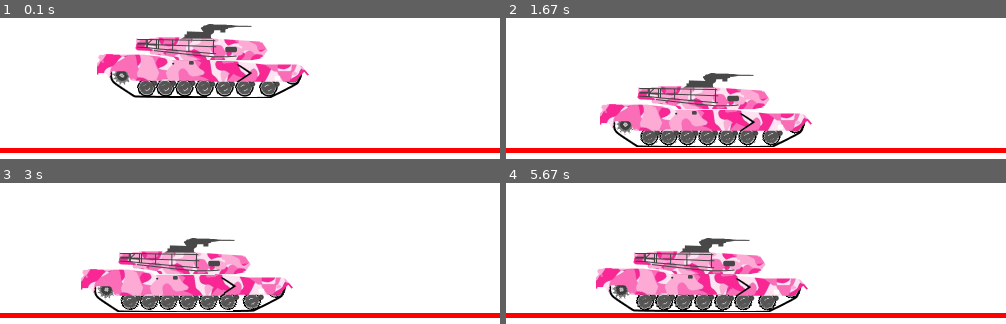
Above: before the commit, frames 1-4 (two rows, left to right).
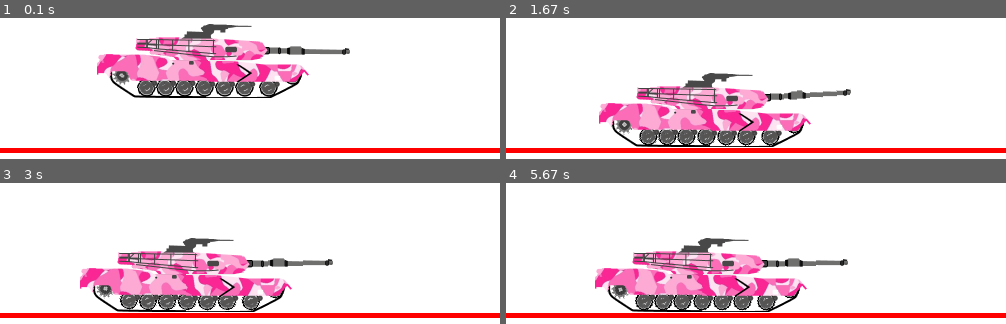
Above: after the commit, the same moments.

Repository: semboko/pygame_sandbox_luka
Game: pygame game, started from main.py
Same seed, same stepped clock (60 frames per second), same inputs: the game is played once before the commit and once after it.
Inputs:
- Up to frame 1 (0.1 s): no input
- Up to frame 2 (1.67 s): hold Up 0.33-0.8 s; tap Space at 0.83 s; hold Down 1.17-1.47 s; hold Up from 1.5 s (still down)
- Up to frame 3 (3 s): release Up at 1.87 s; hold Down 1.9-2.27 s; tap A at 2.3 s; hold Up 2.63-2.93 s; hold Down from 2.97 s (still down)
- Up to frame 4 (5.67 s): release Down at 3.27 s; hold Up 3.3-3.67 s; hold Down 3.7-4.07 s; tap D at 4.1 s; hold Up 4.43-4.73 s; hold Down 4.77-5.07 s; hold Up 5.1-5.47 s; hold Down from 5.5 s (still down)

The runs differ from the first frame. In frame 1, 0.8% of the frame differs, in the area x 30-70%, y 19-57%; in frame 2, 5.0%; in frame 3, 5.3%, in the area x 16-67%, y 39-92%; in frame 4, 4.6%.

Commit message:
Added gun

Diff:
--- a/components/tank.py
+++ b/components/tank.py
@@ -1,4 +1,4 @@
-from pymunk import Vec2d, Body, Poly, Space, PivotJoint, ShapeFilter, SimpleMotor, GearJoint, PinJoint
+from pymunk import Vec2d, Body, Poly, Space, PivotJoint, ShapeFilter, SimpleMotor, GearJoint, PinJoint, RotaryLimitJoint
 from pygame import Surface, draw, image, transform
 from components.ball import Ball
 from utils import convert
@@ -137,6 +137,44 @@
             self.turret.body.world_to_local(right_attachment)
         ))
 
+        self.gun = PolyComponent(
+            origin=origin + Vec2d(156, -30),
+            center=Vec2d(47, 4),
+            space=space,
+            img_path="./assets/gun.png",
+            points=(
+                (0, 0),
+                (13, 2),
+                (25, 2),
+                (33, 3),
+                (35, 0),
+                (45, 0),
+                (49, 3),
+                (90, 4),
+                (90, 2),
+                (94, 4),
+                (94, 8),
+                (0, 8),
+            ),
+            filter=self.cf,
+        )
+
+        ap = self.gun.origin + Vec2d(-10, -15)
+
+        space.add(PivotJoint(
+            self.turret.body,
+            self.gun.body,
+            self.turret.body.world_to_local(ap),
+            self.gun.body.world_to_local(ap),
+        ))
+
+        self.gun_angle = RotaryLimitJoint(
+            self.turret.body,
+            self.gun.body,
+            0, 0.1
+        )
+
+        space.add(self.gun_angle)
 
         self.wheels = self.create_wheels(space)
 
@@ -190,9 +228,21 @@
     def move(self, direction: int) -> None:
         self.rw.motor.rate += -1 * direction
 
+    def update_gun_angle(self, diff: float) -> None:
+        if self.gun_angle.min < 0 and diff < 0:
+            return
+        if self.gun_angle.max > 1.12 and diff > 0:
+            return
+        self.gun_angle.min += diff
+        self.gun_angle.max += diff
+
+    def fire(self):
+        pass
+
     def render(self, display: Surface) -> None:
         for wheel in self.wheels:
             wheel.render(display)
         self.rw.render(display)
         self.tb.render(display)
+        self.gun.render(display)
         self.turret.render(display)
--- a/scenes/tank_scene.py
+++ b/scenes/tank_scene.py
@@ -1,5 +1,7 @@
-from pygame import K_a, K_d
+from pygame import K_a, K_d, K_UP, K_DOWN, KEYDOWN, K_SPACE
 from typing import Sequence
+
+from pygame.event import Event
 from scenes.abstract import BaseScene
 from pymunk import Space, Vec2d
 from components.floor import Floor
@@ -16,12 +18,24 @@
         self.terrain = Floor(self.space)
         self.tank = Tank(Vec2d(100, 190), self.space)
 
+    def hadnle_event(self, event: Event) -> None:
+        if event.type == KEYDOWN:
+            if event.key == K_SPACE:
+                self.tank.fire()
+
+
     def handle_pressed_keys(self, keys: Sequence[bool]) -> None:
         if keys[K_a]:
             self.tank.move(-1)
 
         if keys[K_d]:
             self.tank.move(1)
+
+        if keys[K_UP]:
+            self.tank.update_gun_angle(-0.01)
+
+        if keys[K_DOWN]:
+            self.tank.update_gun_angle(0.01)
 
     def update(self) -> None:
         self.space.step(1/60)
